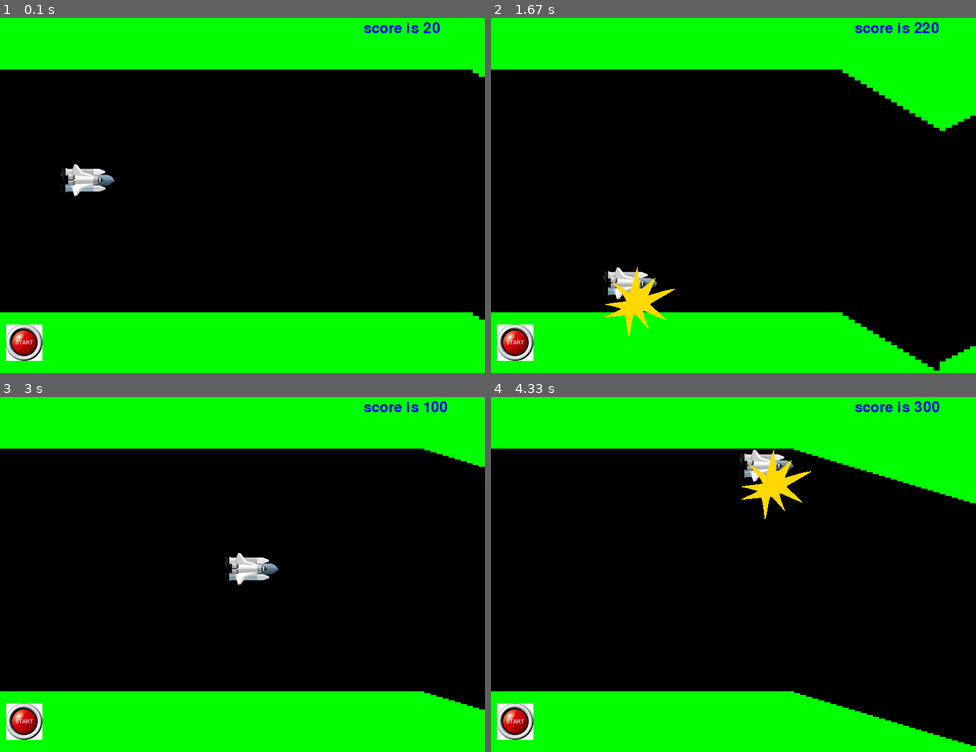
Above: before the commit, frames 1-4 (two rows, left to right).
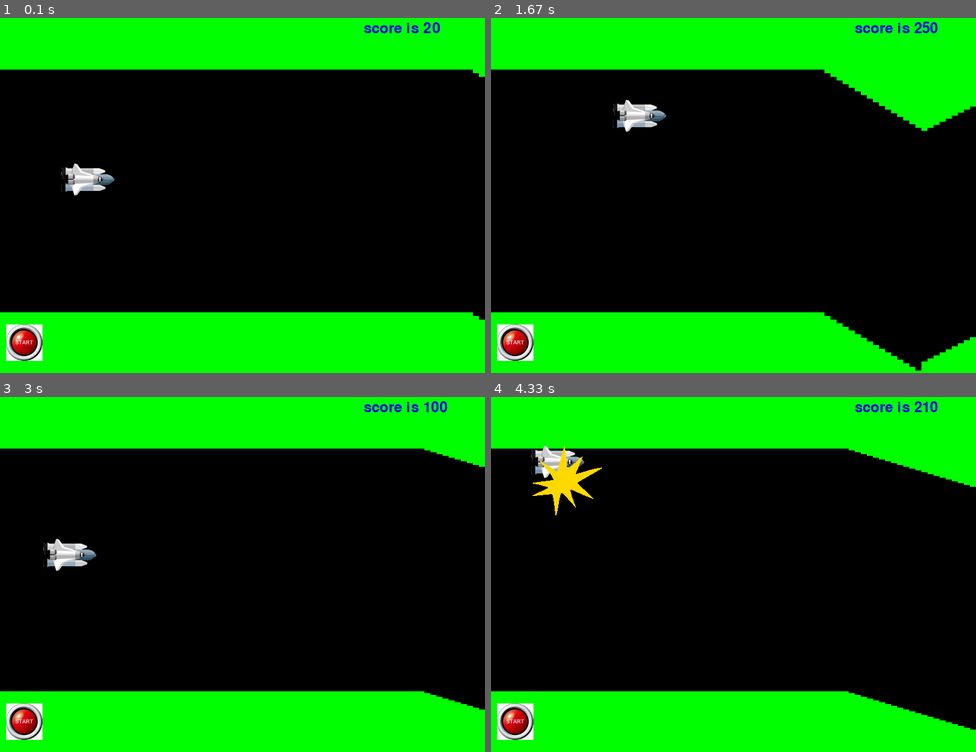
Above: after the commit, the same moments.

Repository: tedykim/pygame_cave
Game: pygame game, started from cave.py
Same seed, same stepped clock (60 frames per second), same inputs: the game is played once before the commit and once after it.
Inputs (mouse positions are in pixels of both pictures, inside the frame that each line leads up to):
- Up to frame 1 (0.1 s): no input
- Up to frame 2 (1.67 s): hold Right 0.33-0.8 s; hold Up 0.83-1.13 s; tap Space at 0.9, 1.23, 1.53 s; hold Right 1.17-1.63 s
- Up to frame 3 (3 s): hold Left 1.67-2.2 s; tap Space at 1.73, 2.03, 2.63 s; press the mouse at (24, 720) at 2.27 s; move the mouse to (116, 695) at 2.37 s; release the mouse at (203, 666) at 2.5 s; hold Left 2.57-2.97 s
- Up to frame 4 (4.33 s): hold Up 3-3.37 s; tap Space at 3.07, 3.47, 3.77 s; hold Right 3.4-4.03 s

The runs differ from the first frame. In frame 1, 0.2% of the frame differs, in the area x 12-24%, y 40-51%; in frame 2, 3.6%; in frame 3, 1.2%; in frame 4, 5.5%, in the area x 8-100%, y 1-99%.

Commit message:
좌우로 가는 수정,v2

Diff:
--- a/cave.py
+++ b/cave.py
@@ -1,8 +1,8 @@
-# ship_y가 좌우로 움직이게하기,v1
+# ship_y가 좌우로 움직이게하기,위로가기 버튼변경 ,v2
 import sys
 from random import randint
 import pygame
-from pygame.locals import QUIT, Rect, KEYDOWN, K_SPACE, K_LEFT, K_RIGHT
+from pygame.locals import QUIT, Rect, KEYDOWN, K_SPACE, K_LEFT, K_RIGHT, K_UP  # K_UP 추가
 
 pygame.init()
 pygame.key.set_repeat(5, 5)
@@ -14,7 +14,7 @@
     def reset_game():
         nonlocal game_over, ship_x, ship_y, velocity_x, velocity_y, score, slope, holes
         game_over = False
-        ship_x = 400  # 초기 x 위치
+        ship_x = 100
         ship_y = 250
         velocity_x = 0
         velocity_y = 0
@@ -25,7 +25,7 @@
             holes.append(Rect(xpos * 10, 100, 10, 400))
 
     walls = 80
-    ship_x = 100  # 초기 x 위치
+    ship_x = 100
     ship_y = 250
     velocity_x = 0
     velocity_y = 0
@@ -34,9 +34,9 @@
     sysfont = pygame.font.SysFont(None, 36)
     ship_image = pygame.image.load("ship.png")
     bang_image = pygame.image.load("bang.png")
-    restart_button = pygame.image.load("restart_button.png")  # 재시작 버튼 이미지
+    restart_button = pygame.image.load("restart_button.png")
     restart_button_rect = restart_button.get_rect()
-    restart_button_rect.topleft = (10, 520)  # 버튼 위치
+    restart_button_rect.topleft = (10, 520)
     holes = []
     for xpos in range(walls):
         holes.append(Rect(xpos * 10, 100, 10, 400))
@@ -51,20 +51,22 @@
             elif event.type == KEYDOWN:
                 if event.key == K_SPACE:
                     is_space_down = True
-                elif event.key == K_LEFT:  # 왼쪽 화살표 키
+                elif event.key == K_LEFT:
                     velocity_x = -5
-                elif event.key == K_RIGHT:  # 오른쪽 화살표 키
+                elif event.key == K_RIGHT:
                     velocity_x = 5
+                elif event.key == K_UP:  # 화살표 위 버튼
+                    velocity_y = -5  # 위로 이동
 
         if game_over:
-            # 재시작 버튼 클릭 처리
             if restart_button_rect.collidepoint(pygame.mouse.get_pos()):
-                if pygame.mouse.get_pressed()[0]:  # 마우스 왼쪽 버튼 클릭
+                if pygame.mouse.get_pressed()[0]:
                     reset_game()
         else:
             score += 10
-            velocity_y += -3 if is_space_down else 1
+            velocity_y += -3 if is_space_down else 0.5
             ship_y += velocity_y
+            ship_x += velocity_x
 
             edge = holes[-1].copy()
             test = edge.move(0, slope)
@@ -80,15 +82,12 @@
                     holes[0].bottom < ship_y + 80:
                 game_over = True
 
-            # ship 좌우 이동
-            ship_x += velocity_x
-
         SURFACE.fill((0, 255, 0))
         for hole in holes:
             pygame.draw.rect(SURFACE, (0, 0, 0), hole)
         ship_rect = ship_image.get_rect(topleft=(ship_x, ship_y))
         SURFACE.blit(ship_image, ship_rect)
-        SURFACE.blit(restart_button, restart_button_rect.topleft)  # 재시작 버튼 그리기
+        SURFACE.blit(restart_button, restart_button_rect.topleft)
         score_image = sysfont.render("score is {}".format(score),
                                      True, (0, 0, 225))
         SURFACE.blit(score_image, (600, 20))
